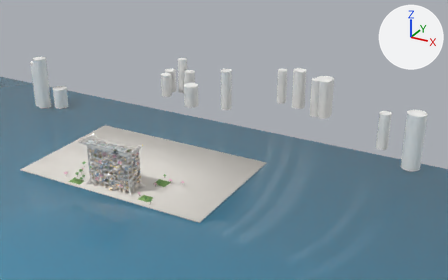
A saved change to the Blender file asset/models/q08c-housing-tower-2127/q08c-housing-tower-2127.blend.
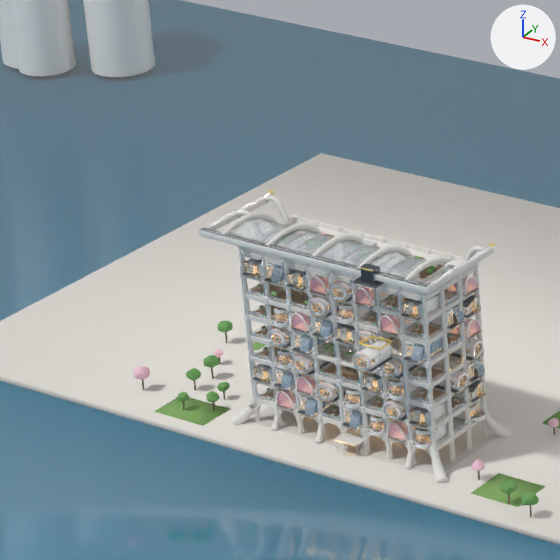
The first picture shows the older version from a 50 mm camera at (361.0, -431.0, 291.0) aimed at (43.0, 146.0, 2.0). The close-ups show the older and then the newer version on the part from 8% to 35% of the width and 33% to 76% of the height of that picture. Only the edits that show in the close-ups are written down. Arrows for +X, +Y and +Z are at upper right; the lights stay in place.

Names of what the first close-up shows: 'PV_pv_city', 'PV_pv_grass', 'PV_pv_prom', 'PV_pv_tree', 'PV_pv_wall', 'PV_pv_water', 'Q08H_Commons', 'Q08H_Frame', 'Q08H_House_Delivery', 'Q08H_Rail', 'Q08H_Spreader', 'Q08H_Trolley' and 47 more.
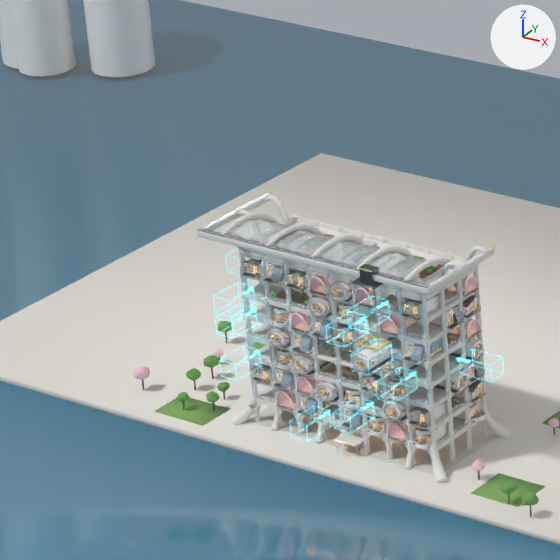
Diff of the bpy script that builds the scene:
```diff
--- a/asset/models/q08c-housing-tower-2127/q08c-housing-tower-2127.blend.py
+++ b/asset/models/q08c-housing-tower-2127/q08c-housing-tower-2127.blend.py
@@ mat_q08h_guide_arrow @@
+mat_q08h_guide_arrow = principled_material('q08h_guide_arrow')
+mat_q08h_guide_arrow.base_color = (0.1, 0.85, 1.0)  # cyan #59edff
+mat_q08h_guide_arrow.roughness = 0.4
+mat_q08h_guide_arrow.emission_color = (0.1, 0.85, 1.0)  # cyan #59edff
+mat_q08h_guide_arrow.emission_strength = 3.0
@@ mat_q08h_guide_ghost @@
+mat_q08h_guide_ghost = principled_material('q08h_guide_ghost')
+mat_q08h_guide_ghost.base_color = (0.1, 0.85, 1.0)  # cyan #59edff
+mat_q08h_guide_ghost.roughness = 0.4
+mat_q08h_guide_ghost.emission_color = (0.1, 0.85, 1.0)  # cyan #59edff
+mat_q08h_guide_ghost.emission_strength = 1.5
@@ me_q08h_commons @@
 # used by ob_q08h_commons; parent = ob_q08h_housingtower; location = (0.0, 0.0, 0.0)
-me_q08h_commons.from_pydata(...)  # 13984 vertices, 14738 faces; spans x -24.5..24.5, y -12.6..8.6, z 0.2..45.9
+me_q08h_commons.from_pydata(...)  # 8808 vertices, 8666 faces; spans x -24.5..24.5, y -12.6..8.6, z 0.2..45.9
+# me_q08h_commons part 1: 372 loose pieces with 5304 vertices, spanning x -24.5..24.5, y -9.5..2.4, z 6.0..37.2, are deleted
+# me_q08h_commons part 2: 18 vertices moved within x -24.5..-18.6, y -9.4..1.6, z 6.1..22.1; 64 vertices removed from x -24.5..-18.0, y -9.4..1.6, z 6.1..22.2; 64 vertices added at x -24.5..-18.0, y -9.5..1.6, z 6.0..22.1
+# me_q08h_commons part 3: 10 vertices moved within x 18.6..24.5, y -9.4..1.6, z 16.1..21.0; 40 vertices removed from x 18.0..24.5, y -9.4..1.6, z 16.1..22.1; 40 vertices added at x 18.0..24.5, y -9.5..1.6, z 16.0..21.0
+# me_q08h_commons part 4: 6 vertices moved within x 18.6..23.4, y -9.4, z 31.1..32.1; 24 vertices removed from x 18.6..23.4, y -9.4, z 31.1..32.2; 24 vertices added at x 18.6..23.4, y -9.5..-9.4, z 31.0..32.1
+# other edits to the shape of me_q08h_commons do not show in these pictures
 me_q08h_commons.materials.append(mat_q08h_in_white)
@@ me_q08h_commons @@
 me_q08h_commons.materials.append(mat_q08h_garden_deck)
-me_q08h_commons.materials.append(mat_q08h_machine_yellow)  # yellow #f9da6c
-me_q08h_commons.materials.append(mat_q08h_machine_dark)  # dark grey #595d61
 me_q08h_commons.materials.append(mat_q08h_soil)
@@ me_pv_guides @@
+me_pv_guides.from_pydata(...)  # 1320 vertices, 996 faces; spans x -34.9..34.9, y -19.9..2.2, z 6.0..39.8
+me_pv_guides.polygons.foreach_set('use_smooth', [True] * 996)
+# faces by material slot: [864, 132]
+me_pv_guides.materials.append(mat_q08h_guide_ghost)  # cyan #59edff, glowing cyan #59edff
+me_pv_guides.materials.append(mat_q08h_guide_arrow)  # cyan #59edff, glowing cyan #59edff
@@ ob_q08h_house_delivery @@
 ob_q08h_house_delivery.parent = ob_q08h_houses
-ob_q08h_house_delivery.location = (15.0, -11.6, 26.3)
+ob_q08h_house_delivery.location = (15.0, -11.95, 26.3)
@@ ob_q08h_trolley @@
 ob_q08h_trolley.parent = ob_q08h_housingtower
-ob_q08h_trolley.location = (15.0, -14.3, 46.0)
+ob_q08h_trolley.location = (15.0, -14.65, 46.0)
@@ ob_q08h_spreader @@
 ob_q08h_spreader.parent = ob_q08h_housingtower
-ob_q08h_spreader.location = (15.0, -14.3, 30.6)
+ob_q08h_spreader.location = (15.0, -14.65, 30.6)
@@ ob_pv_guides @@
+ob_pv_guides = bpy.data.objects.new('PV_Guides', me_pv_guides)
+ob_pv_guides.location = (0.0, 0.0, 0.0)
```

Where the change shows, as pixel boxes (x1, y1, x2, y2) in the close-ups (560 x 560 px; the box of a moved part takes in the faces that stretch with it):
'Q08H_Commons', reshaped
    before: (246, 232, 468, 457)
    after: (250, 232, 468, 457)
'PV_Guides', added
    after: (213, 248, 504, 442)
    faces in mat_q08h_guide_ghost (cyan #59edff, glowing cyan #59edff): (213, 248, 504, 442)
    faces in mat_q08h_guide_arrow (cyan #59edff, glowing cyan #59edff): (243, 288, 470, 418)
'Q08H_House_Delivery', moved
    before: (352, 340, 393, 375)
    after: (351, 340, 392, 375)
'Q08H_Trolley', moved
    before: (353, 263, 392, 345)
    after: (352, 264, 391, 347)
'Q08H_Spreader', moved
    before: (358, 335, 393, 357)
    after: (357, 336, 392, 362)
part 1 of me_q08h_commons, deleted
    before: (246, 284, 463, 421)
part 2 of me_q08h_commons, moved or reshaped
    before: (250, 331, 352, 402)
    after: (250, 331, 351, 402)
part 3 of me_q08h_commons, moved or reshaped
    before: (409, 362, 462, 404)
    after: (408, 361, 460, 404)
part 4 of me_q08h_commons, moved or reshaped
    before: (404, 330, 423, 340)
    after: (404, 331, 423, 340)
